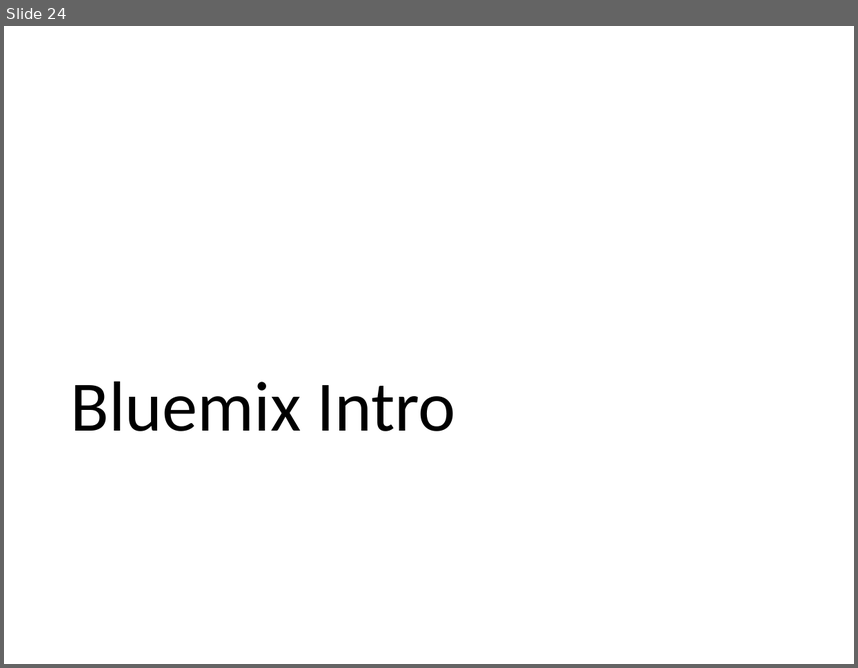
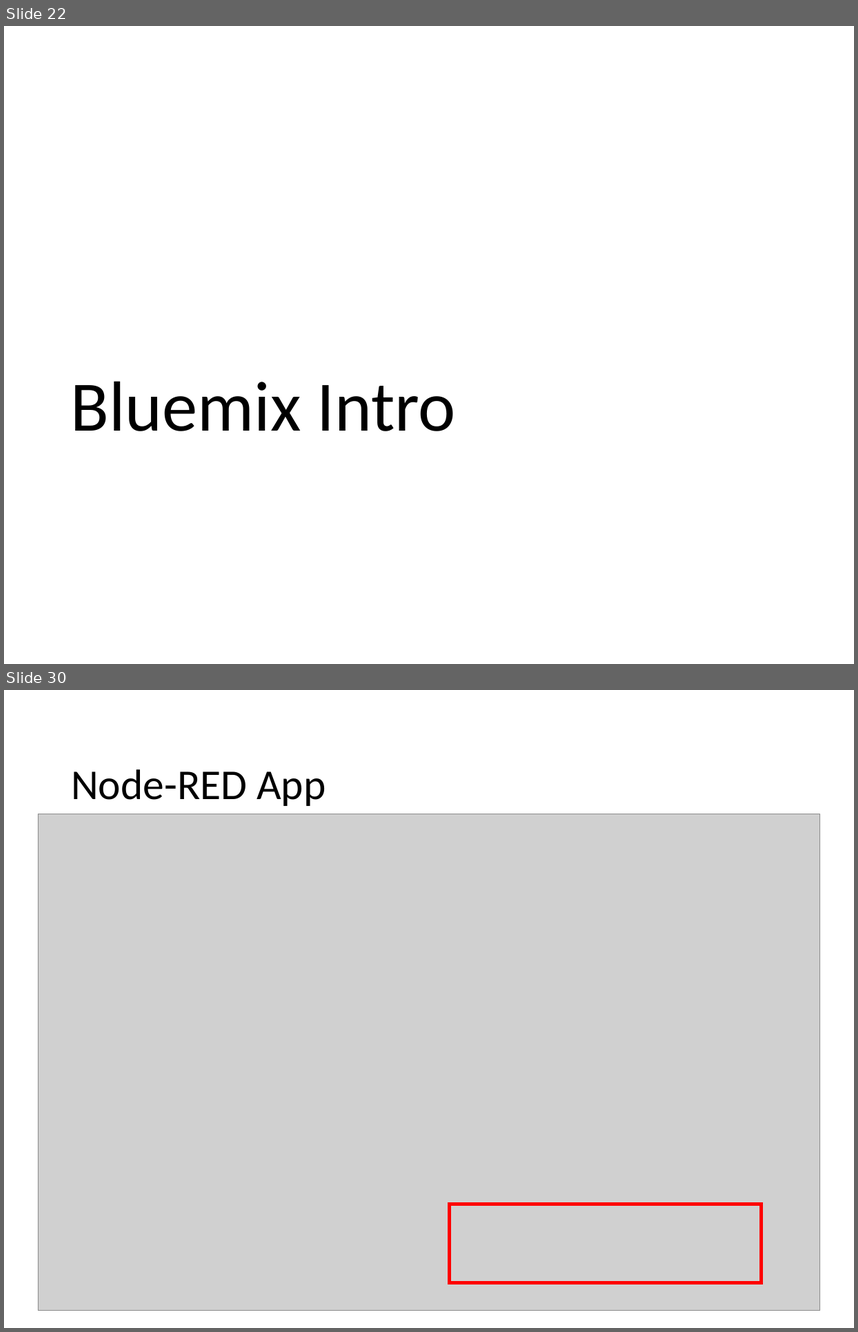
Before and after one commit to cdeck3r/IoTBluemixTutorial, a slide deck: Slides/IoTBluemixTutorial.pptx. Shown one above the other, each under a label of ours: slide 24 before the commit, slides 22 and 30 after it; the slides between them are not shown. The pictures are 858x668 and 858x1332 pixels, drawn with LibreOffice and Linux fonts; fonts in the diff are those of the drawing; grey boxes stand for pictures. Boxes give left, top, right and bottom in pixels: in the first picture for what was removed or moved away, otherwise in the second. Text is boxed around its words. In the diff, an @@ line names an element or a change of style, - is before the commit and + after.

```diff
--- a/Slides/IoTBluemixTutorial.pptx
+++ b/Slides/IoTBluemixTutorial.pptx
@@ slide 30 added at <box>4,690,854,1328</box>, background #FFFFFF @@
@@ title added at <box>71,769,326,806</box>, 36 pt, text #000000 @@
+Node-RED App
@@ picture added at <box>38,814,820,1310</box> @@
@@ rectangle added at <box>450,1203,762,1283</box>, outline #FF0000 3 pt @@
@@ what was slide 24 is now slide 22 @@
```
Also in this commit, not shown: 1 slide changed, 8 other slides added, 3 slides removed.
